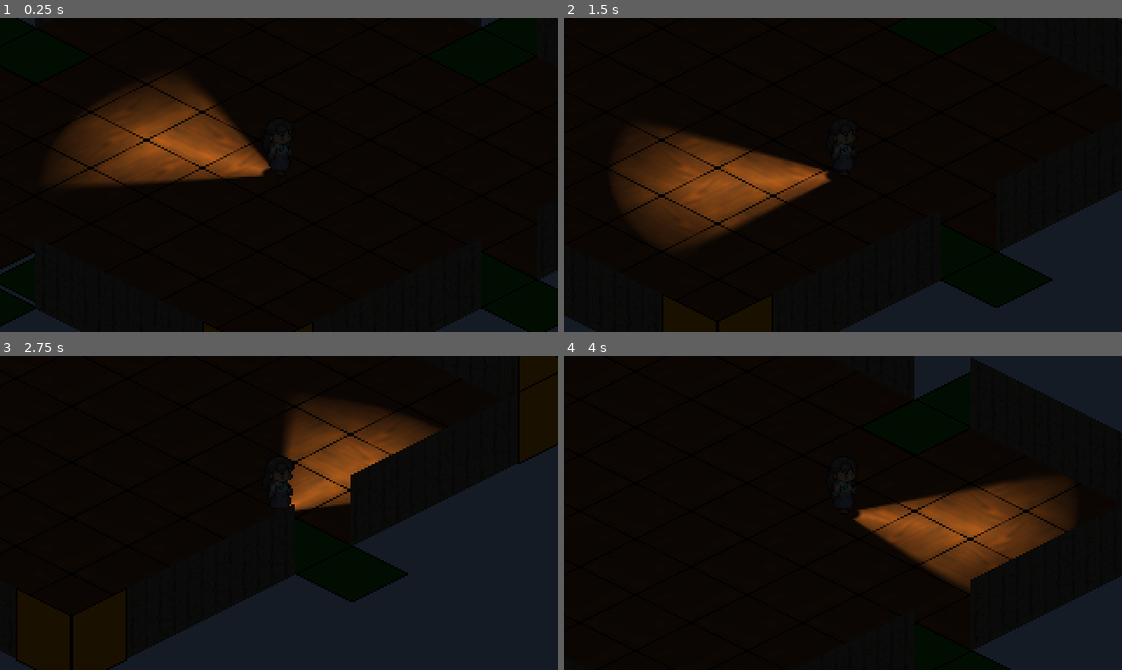
Above: before the commit, frames 1-4 (two rows, left to right).
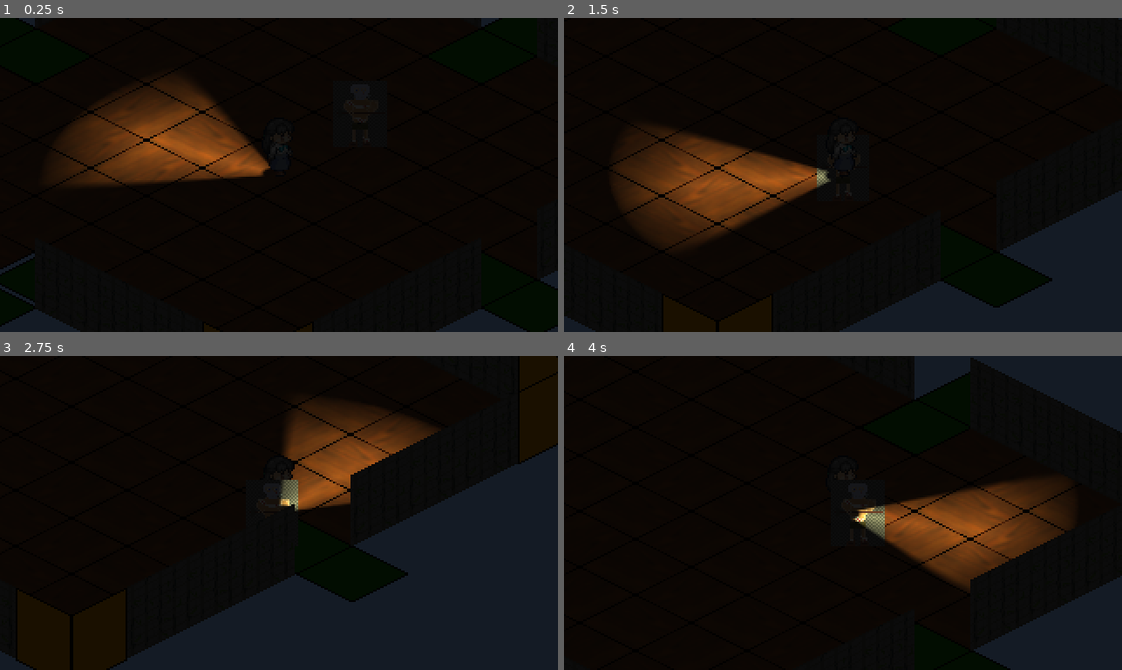
Above: after the commit, the same moments.

Repository: Briaoeuidhtns/spooky-month
Game: Godot game, scene res://Scenes/EntryPointScene.tscn
Two runs of this game, one before a commit and one after it. Both use one fixed random seed, a clock stepped at 60 frames per second and the inputs below.
Inputs (mouse positions are in pixels of both pictures, inside the frame that each line leads up to):
- Up to frame 1 (0.25 s): no input
- Up to frame 2 (1.5 s): move the mouse to (965, 159) at 0.52 s; hold Right (move_right) 0.53-1.28 s; move the mouse to (731, 190) at 1.27 s; hold Down (move_down) from 1.28 s (still down)
- Up to frame 3 (2.75 s): move the mouse to (334, 443) at 2.02 s; release Down (move_down) at 2.03 s; hold Right (move_right) from 2.03 s (still down)
- Up to frame 4 (4 s): move the mouse to (815, 575) at 2.77 s; release Right (move_right) at 2.78 s; hold Up (move_up) 2.78-3.53 s; move the mouse to (1010, 560) at 3.52 s; hold Left (move_left) from 3.53 s (still down)

The runs differ from the first frame. In frame 1, less than 0.1% of the frame differs, in the area x 63-67%, y 21-40%; in frame 2, 0.1%; in frame 3, 0.3%; in frame 4, 0.4%, in the area x 51-58%, y 40-59%.

Commit message:
stop point for brian to work on

Diff:
--- /dev/null
+++ b/Objects/Furniture/BookCase.tscn
@@ -0,0 +1,25 @@
+[gd_scene load_steps=4 format=2]
+
+[ext_resource path="res://Assets/Furniture/bookcase.png" type="Texture" id=1]
+
+[sub_resource type="SegmentShape2D" id=1]
+a = Vector2( 8, 16 )
+b = Vector2( -16, 8 )
+
+[sub_resource type="NavigationPolygon" id=2]
+vertices = PoolVector2Array( 0, -24, 40, -16, 24, 8, -8, -8 )
+polygons = [ PoolIntArray( 0, 1, 2, 3 ) ]
+outlines = [ PoolVector2Array( -8, -8, 24, 8, 40, -16, 0, -24 ) ]
+
+[node name="BookCase" type="Sprite"]
+texture = ExtResource( 1 )
+offset = Vector2( 9.895, -20.428 )
+
+[node name="StaticBody2D" type="StaticBody2D" parent="."]
+
+[node name="CollisionShape2D" type="CollisionShape2D" parent="StaticBody2D"]
+position = Vector2( 16, -16 )
+shape = SubResource( 1 )
+
+[node name="NavigationPolygonInstance" type="NavigationPolygonInstance" parent="."]
+navpoly = SubResource( 2 )
--- /dev/null
+++ b/Scenes/Enemies/EnemyTemplate.gd
@@ -0,0 +1,66 @@
+extends AnimatedSprite
+
+# this will have to be updated when the monster
+# changes rooms
+onready var nav_2d : Navigation2D = null
+
+export var monster_name = "Rawr"
+var speed = 70
+var velocity = Vector2.ZERO
+var player = null
+var path = PoolVector2Array() setget set_path
+
+enum  {
+	IDLE = 0,
+	PATROLLING = 1,
+	CHASING = 2,
+}
+
+var state = IDLE
+
+func _ready() -> void:
+	nav_2d = get_tree().get_root().get_node('Dungeon')
+	set_process(false)
+
+func on_body_entered(body):
+	if body.get_name().begins_with("Player"):
+		player = body
+		set_process(true)
+		state = CHASING
+		print('chasing')
+
+func on_body_exited(body):
+	if body.get_name().begins_with("Player"):
+		player = null
+		set_process(false)
+		state = IDLE
+		print('idle')
+
+func _process(delta: float) -> void:
+	var move_distance = speed * delta
+	if player:
+		path = nav_2d.get_simple_path(global_position, player.global_position)
+		move_along_path(move_distance)
+
+func move_along_path(distance : float) -> void:
+	print('moving')
+	print(path)
+	var start_point = position
+	for i in range(path.size()):
+		var distance_to_next = start_point.distance_to(path[0])
+		if distance <= distance_to_next and distance >= 0.0:
+			position = start_point.linear_interpolate(path[0], distance / distance_to_next)
+			break
+		elif distance < 0.0:
+			position = path[0]
+			set_process(false)
+			break
+		distance -= distance_to_next
+		start_point = path[0]
+		path.remove(0)
+
+func set_path(value : PoolVector2Array) -> void:
+	path = value
+	if value.size() == 0:
+		return
+	set_process(true)
--- /dev/null
+++ b/Scenes/Enemies/EnemyTemplate.tscn
@@ -0,0 +1,38 @@
+[gd_scene load_steps=6 format=2]
+
+[ext_resource path="res://Assets/Enemies/hammerman.png" type="Texture" id=1]
+[ext_resource path="res://Scenes/Enemies/EnemyTemplate.gd" type="Script" id=2]
+
+[sub_resource type="SpriteFrames" id=3]
+animations = [ {
+"frames": [ ExtResource( 1 ) ],
+"loop": true,
+"name": "default",
+"speed": 5.0
+} ]
+
+[sub_resource type="CircleShape2D" id=1]
+radius = 670.454
+
+[sub_resource type="CircleShape2D" id=2]
+radius = 288.39
+
+[node name="Monster" type="AnimatedSprite"]
+position = Vector2( 0.353597, -17.9936 )
+scale = Vector2( 0.110724, 0.0954613 )
+frames = SubResource( 3 )
+script = ExtResource( 2 )
+
+[node name="StaticBody2D" type="Area2D" parent="."]
+
+[node name="Vision" type="CollisionShape2D" parent="StaticBody2D"]
+position = Vector2( 1.34565, 6.06 )
+shape = SubResource( 1 )
+
+[node name="KillRange" type="CollisionShape2D" parent="StaticBody2D"]
+position = Vector2( 0.674255, -0.621506 )
+shape = SubResource( 2 )
+[connection signal="body_entered" from="StaticBody2D" to="." method="on_body_entered"]
+[connection signal="body_entered" from="StaticBody2D" to="StaticBody2D" method="on_body_entered"]
+[connection signal="body_exited" from="StaticBody2D" to="." method="on_body_exited"]
+[connection signal="body_exited" from="StaticBody2D" to="StaticBody2D" method="on_body_exited"]
--- a/Scenes/Rooms/EmptyRoom.tscn
+++ b/Scenes/Rooms/EmptyRoom.tscn
@@ -1,41 +1,67 @@
-[gd_scene load_steps=4 format=2]
+[gd_scene load_steps=6 format=2]
 
-[ext_resource path="res://Scenes/template.tscn" type="PackedScene" id=1]
+[ext_resource path="res://tileset.tres" type="TileSet" id=1]
 [ext_resource path="res://Portal.tscn" type="PackedScene" id=2]
 [ext_resource path="res://PortalLanding.tscn" type="PackedScene" id=3]
+[ext_resource path="res://Scenes/Enemies/EnemyTemplate.tscn" type="PackedScene" id=5]
 
-[node name="Dungeon" instance=ExtResource( 1 )]
+[sub_resource type="NavigationPolygon" id=1]
+vertices = PoolVector2Array( 336.669, 102.974, 574.526, 97.2439, 288.06, 240.241, 298.36, 121.238, 288.532, -46.697, 268.96, 48.6295, 1.12261, 96.3, 235.106, 66.4474 )
+polygons = [ PoolIntArray( 0, 1, 2, 3 ), PoolIntArray( 4, 1, 0, 5 ), PoolIntArray( 6, 4, 5, 7 ), PoolIntArray( 2, 6, 7, 3 ) ]
+outlines = [ PoolVector2Array( 1.12261, 96.3, 288.06, 240.241, 574.526, 97.2439, 288.532, -46.697 ), PoolVector2Array( 268.96, 48.6295, 235.106, 66.4474, 298.36, 121.238, 336.669, 102.974 ) ]
 
-[node name="Floor" parent="." index="0"]
+[node name="Dungeon" type="Navigation2D"]
+
+[node name="Floor" type="TileMap" parent="."]
+mode = 1
+tile_set = ExtResource( 1 )
+cell_size = Vector2( 64, 32 )
+cell_tile_origin = 1
+centered_textures = true
+format = 1
 tile_data = PoolIntArray( -393213, 536870914, 0, -393212, 2, 0, -393211, 536870914, 0, -393210, 2, 0, -393208, 2, 0, -3 …(1290 unchanged characters)…
 
-[node name="NorthWest" parent="Floor" index="0" instance=ExtResource( 2 )]
+[node name="NorthWest" parent="Floor" instance=ExtResource( 2 )]
 position = Vector2( 129.084, 16.1475 )
 x = -1
 
-[node name="SouthWest" parent="Floor" index="1" instance=ExtResource( 2 )]
+[node name="SouthWest" parent="Floor" instance=ExtResource( 2 )]
 position = Vector2( 129.084, 176.343 )
 y = -1
 
-[node name="SouthEast" parent="Floor" index="2" instance=ExtResource( 2 )]
+[node name="SouthEast" parent="Floor" instance=ExtResource( 2 )]
 position = Vector2( 448.415, 176.343 )
 x = 1
 
-[node name="NorthEast" parent="Floor" index="3" instance=ExtResource( 2 )]
+[node name="NorthEast" parent="Floor" instance=ExtResource( 2 )]
 position = Vector2( 448.415, 16.1475 )
 y = 1
 
-[node name="SouthWestEntry" parent="Floor" index="4" instance=ExtResource( 3 )]
+[node name="SouthWestEntry" parent="Floor" instance=ExtResource( 3 )]
 position = Vector2( 166.597, 160.343 )
 
-[node name="SouthEastEntry" parent="Floor" index="5" instance=ExtResource( 3 )]
+[node name="SouthEastEntry" parent="Floor" instance=ExtResource( 3 )]
 position = Vector2( 416.48, 160.343 )
 
-[node name="NorthEastEntry" parent="Floor" index="6" instance=ExtResource( 3 )]
+[node name="NorthEastEntry" parent="Floor" instance=ExtResource( 3 )]
 position = Vector2( 416.415, 32.1475 )
 
-[node name="NorthWestEntry" parent="Floor" index="7" instance=ExtResource( 3 )]
+[node name="NorthWestEntry" parent="Floor" instance=ExtResource( 3 )]
 position = Vector2( 161.084, 32.1475 )
 
-[node name="Walls" parent="." index="1"]
+[node name="Walls" type="TileMap" parent="."]
+light_mask = 2
+mode = 1
+tile_set = ExtResource( 1 )
+cell_size = Vector2( 64, 32 )
+cell_tile_origin = 1
+cell_y_sort = true
+centered_textures = true
+format = 1
 tile_data = PoolIntArray( -393213, 536870918, 0, -393212, 1610612741, 0, -393211, 1610612741, 0, -393210, 1610612741, 0 …(623 unchanged characters)…
+
+[node name="StaticBody2D" parent="Walls" instance=ExtResource( 5 )]
+position = Vector2( 350.038, 48.7467 )
+
+[node name="NavigationPolygonInstance" type="NavigationPolygonInstance" parent="Walls"]
+navpoly = SubResource( 1 )
--- a/troll.tscn
+++ b/troll.tscn
@@ -7,15 +7,15 @@
 
 [sub_resource type="AtlasTexture" id=1]
 atlas = ExtResource( 2 )
-region = Rect2( 0, 0, 32, 48 )
+region = Rect2( 0, 144, 32, 48 )
 
 [sub_resource type="AtlasTexture" id=2]
 atlas = ExtResource( 2 )
-region = Rect2( 32, 0, 32, 48 )
+region = Rect2( 32, 144, 32, 48 )
 
 [sub_resource type="AtlasTexture" id=3]
 atlas = ExtResource( 2 )
-region = Rect2( 64, 0, 32, 48 )
+region = Rect2( 64, 144, 32, 48 )
 
 [sub_resource type="AtlasTexture" id=4]
 atlas = ExtResource( 2 )
@@ -31,33 +31,33 @@
 
 [sub_resource type="AtlasTexture" id=7]
 atlas = ExtResource( 2 )
-region = Rect2( 0, 144, 32, 48 )
+region = Rect2( 0, 96, 32, 48 )
 
 [sub_resource type="AtlasTexture" id=8]
 atlas = ExtResource( 2 )
-region = Rect2( 32, 144, 32, 48 )
+region = Rect2( 32, 96, 32, 48 )
 
 [sub_resource type="AtlasTexture" id=9]
 atlas = ExtResource( 2 )
-region = Rect2( 64, 144, 32, 48 )
+region = Rect2( 64, 96, 32, 48 )
 
 [sub_resource type="AtlasTexture" id=10]
 atlas = ExtResource( 2 )
-region = Rect2( 0, 96, 32, 48 )
+region = Rect2( 0, 0, 32, 48 )
 
 [sub_resource type="AtlasTexture" id=11]
 atlas = ExtResource( 2 )
-region = Rect2( 32, 96, 32, 48 )
+region = Rect2( 32, 0, 32, 48 )
 
 [sub_resource type="AtlasTexture" id=12]
 atlas = ExtResource( 2 )
-region = Rect2( 64, 96, 32, 48 )
+region = Rect2( 64, 0, 32, 48 )
 
 [sub_resource type="SpriteFrames" id=13]
 animations = [ {
 "frames": [ SubResource( 1 ), SubResource( 2 ), SubResource( 3 ), SubResource( 2 ) ],
 "loop": true,
-"name": "southwest",
+"name": "northeast",
 "speed": 5.0
 }, {
 "frames": [ SubResource( 4 ), SubResource( 5 ), SubResource( 6 ), SubResource( 5 ) ],
@@ -67,12 +67,12 @@
 }, {
 "frames": [ SubResource( 7 ), SubResource( 8 ), SubResource( 9 ), SubResource( 8 ) ],
 "loop": true,
-"name": "northeast",
+"name": "northwest",
 "speed": 5.0
 }, {
 "frames": [ SubResource( 10 ), SubResource( 11 ), SubResource( 12 ), SubResource( 11 ) ],
 "loop": true,
-"name": "northwest",
+"name": "southwest",
 "speed": 5.0
 } ]
 
Binary file added: Assets/Enemies/hammerman.png
Not shown, added: Assets/Enemies/hammerman.png.import
Not shown, added: format.py
